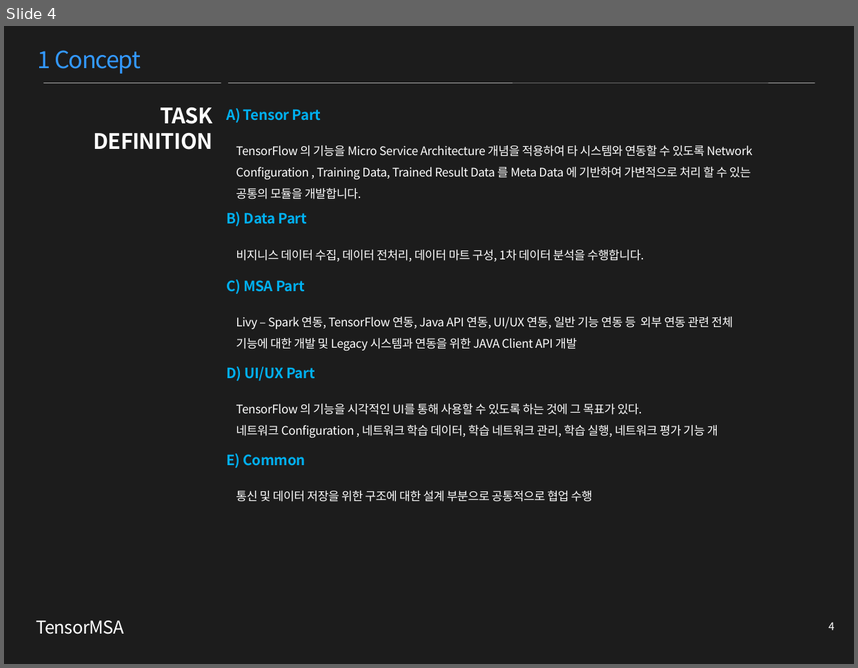
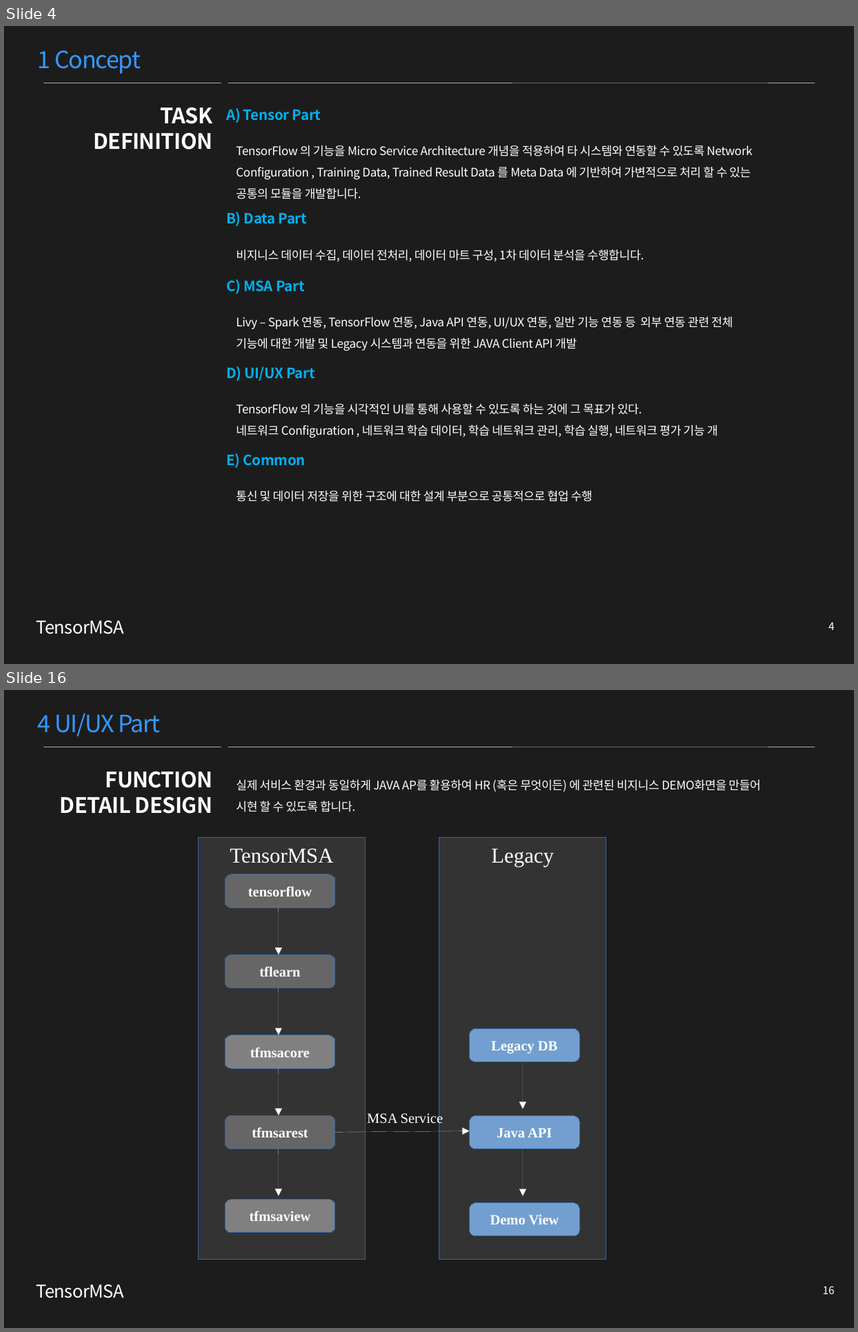
Before and after one commit to TensorMSA/tensormsa_old, a slide deck: TensorMSA.pptx. Shown one above the other, each under a label of ours: slide 4 before the commit, slides 4 and 16 after it; the slides between them are not shown. The pictures are 858x668 and 858x1332 pixels, drawn with LibreOffice and Linux fonts; fonts in the diff are those of the drawing. Boxes give left, top, right and bottom in pixels: in the first picture for what was removed or moved away, otherwise in the second. Text is boxed around its words. In the diff, an @@ line names an element or a change of style, - is before the commit and + after.

Commit message:
update project design contents

```diff
--- a/TensorMSA.pptx
+++ b/TensorMSA.pptx
@@ slide 16 added at (4,690,854,1328), background #1C1C1C @@
@@ text added at (38,713,161,736), 20 pt, text #3399FF @@
+4 UI/UX Part
@@ line added from (44, 747) to (221, 747), #F2F2F2 0.26 pt @@
@@ line added from (228, 747) to (815, 747), #F2F2F2 0.26 pt @@
@@ text added at (60,771,213,814), 18 pt, text #FFFFFF, bold @@
+FUNCTION
+DETAIL DESIGN
@@ text added at (236,779,761,812), 10 pt, text #FFFFFF @@
+실제 서비스 환경과 동일하게 JAVA AP를 활용하여 HR (혹은 무엇이든) 에 관련된 비지니스 DEMO화면을 만들어
+시현 할 수 있도록 합니다.
@@ rectangle added at (198,837,366,1259), fill #333333, outline #3465A4 0.75 pt, 18 pt, text #FFFFFF @@
+TensorMSA
@@ rectangle added at (439,837,606,1259), fill #333333, outline #3465A4 0.75 pt, 18 pt, text #FFFFFF @@
+Legacy
@@ freeform shape added at (225,874,335,907), fill #666666, outline #3465A4 0.75 pt, 12 pt, text #FFFFFF, bold @@
+tensorflow
@@ arrow added from (279, 907) to (279, 954), #FFFFFF 0.75 pt @@
@@ freeform shape added at (225,954,335,987), fill #666666, outline #3465A4 0.75 pt, 12 pt, text #FFFFFF, bold @@
+tflearn
@@ arrow added from (279, 988) to (279, 1035), #FFFFFF 0.75 pt @@
@@ freeform shape added at (225,1035,335,1068), fill #808080, outline #3465A4 0.75 pt, 12 pt, text #FFFFFF, bold @@
+tfmsacore
@@ freeform shape added at (469,1028,579,1061), fill #729FCF, outline #3465A4 0.75 pt, 12 pt, text #FFFFFF, bold @@
+Legacy DB
@@ arrow added from (523, 1061) to (523, 1108), #FFFFFF 0.75 pt @@
@@ arrow added from (279, 1068) to (279, 1115), #FFFFFF 0.75 pt @@
@@ freeform shape added at (225,1115,335,1148), fill #666666, outline #3465A4 0.75 pt, 12 pt, text #FFFFFF, bold @@
+tfmsarest
@@ text added at (367,1112,443,1127), 12 pt, text #FFFFFF @@
+MSA Service
@@ freeform shape added at (470,1115,580,1148), fill #729FCF, outline #3465A4 0.75 pt, 12 pt, text #FFFFFF, bold @@
+Java API
@@ arrow added from (335, 1132) to (470, 1130), #FFFFFF 0.75 pt @@
@@ arrow added from (279, 1148) to (279, 1196), #FFFFFF 0.75 pt @@
@@ arrow added from (523, 1149) to (523, 1196), #FFFFFF 0.75 pt @@
@@ freeform shape added at (225,1199,335,1232), fill #808080, outline #3465A4 0.75 pt, 12 pt, text #FFFFFF, bold @@
+tfmsaview
@@ freeform shape added at (470,1203,580,1236), fill #729FCF, outline #3465A4 0.75 pt, 12 pt, text #FFFFFF, bold @@
+Demo View
@@ text added at (36,1284,125,1298), 15 pt, text #FFFFFF @@
+TensorMSA
@@ page number added at (823,1285,835,1294), 9 pt, text #FFFFFF @@
+16
```
Also in this commit, not shown: 7 slides changed, 10 other slides added, 7 slides removed.
